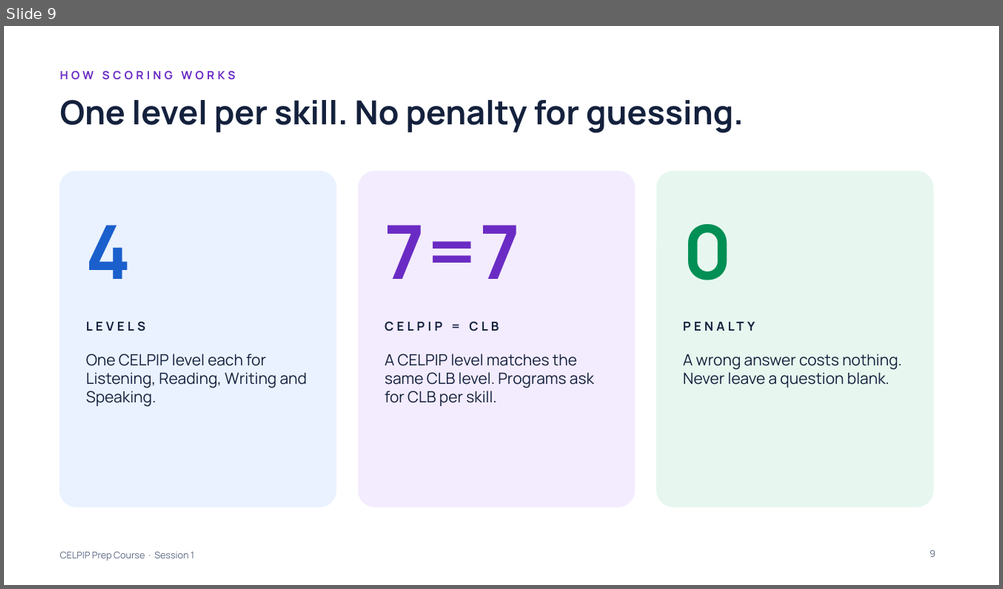
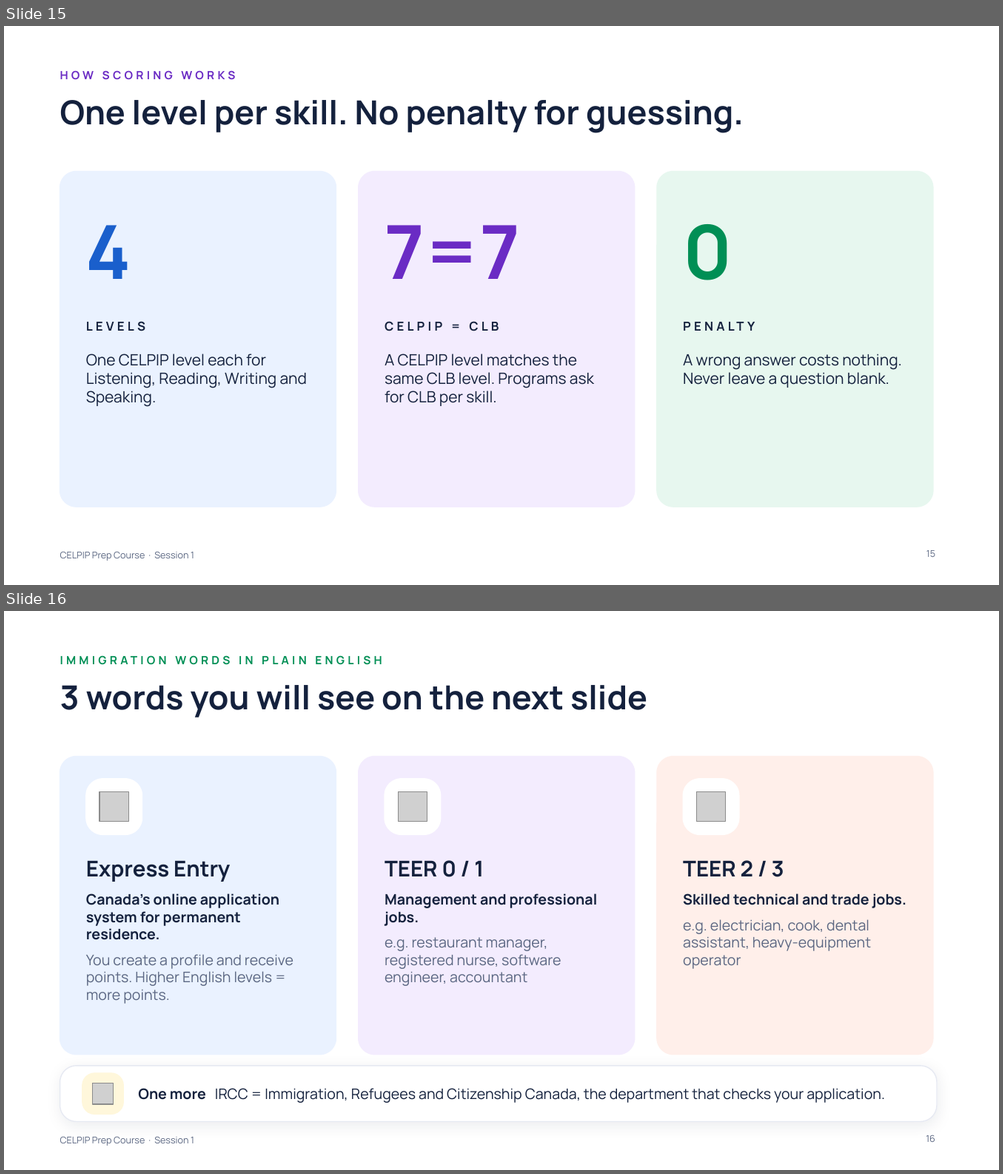
Before and after one commit to learnovateqa/The_English_Academy_CELPIP, a slide deck: decks/session-01.pptx. Shown one above the other, each under a label of ours: slide 9 before the commit, slides 15 and 16 after it. The pictures are 1003x589 and 1003x1174 pixels, drawn with LibreOffice and Linux fonts; fonts in the diff are those of the drawing; grey boxes stand for pictures. Boxes give left, top, right and bottom in pixels: in the first picture for what was removed or moved away, otherwise in the second. Text is boxed around its words. In the diff, an @@ line names an element or a change of style, - is before the commit and + after.

```diff
--- a/decks/session-01.pptx
+++ b/decks/session-01.pptx
@@ slide 16 added at [4,611,999,1170], background #FFFFFF; not listed: 1 template element that a slide beside it also shows @@
@@ text added at [60,655,381,665], 11 pt, text #008F55, bold @@
+IMMIGRATION WORDS IN PLAIN ENGLISH
@@ title added at [60,685,647,718], 32 pt, text #14213D, bold @@
+3 words you will see on the next slide
@@ rounded rectangle added at [60,757,336,1055], fill #EAF2FF, outline #EAF2FF 1 pt @@
@@ rounded rectangle added at [358,757,634,1055], fill #F3ECFE, outline #F3ECFE 1 pt @@
@@ rounded rectangle added at [657,757,933,1055], fill #FFEFEA, outline #FFEFEA 1 pt @@
@@ rounded rectangle added at [86,779,142,834], fill #FFFFFF, outline #FFFFFF 1 pt @@
@@ rounded rectangle added at [384,779,441,834], fill #FFFFFF, outline #FFFFFF 1 pt @@
@@ rounded rectangle added at [683,779,739,834], fill #FFFFFF, outline #FFFFFF 1 pt @@
@@ picture added at [99,792,128,821] @@
@@ picture added at [398,792,427,821] @@
@@ picture added at [697,792,726,821] @@
@@ text added at [86,861,230,882], 21 pt, text #14213D, bold @@
+Express Entry
@@ text added at [384,860,484,877], 21 pt, text #14213D, bold @@
+TEER 0 / 1
@@ text added at [683,860,784,877], 21 pt, text #14213D, bold @@
+TEER 2 / 3
@@ text added at [86,894,293,1004], 14 pt, text #5B6782 @@
+Canada’s online application system for permanent residence.
+You create a profile and receive points. Higher English levels = more points.
@@ text added at [384,894,597,986], 14 pt, text #5B6782 @@
+Management and professional jobs.
+e.g. restaurant manager, registered nurse, software engineer, accountant
@@ text added at [683,894,906,969], 14 pt, text #5B6782 @@
+Skilled technical and trade jobs.
+e.g. electrician, cook, dental assistant, heavy-equipment operator
@@ rounded rectangle added at [60,1066,936,1122], fill #FFFFFF, outline #FFFFFF 1 pt @@
@@ rounded rectangle added at [60,1066,936,1122], outline #E6E9F2 1 pt @@
@@ rounded rectangle added at [82,1073,123,1115], fill #FFF7DB, outline #FFF7DB 1 pt @@
@@ picture added at [92,1083,114,1105] @@
@@ text added at [138,1088,885,1103], 14 pt, text #14213D @@
+One more IRCC = Immigration, Refugees and Citizenship Canada, the department that checks your application.
@@ page number added at [925,1136,935,1142], 9 pt, text #5B6782 @@
+16
@@ what was slide 9 is now slide 15 @@
@@ page number at [926,551,935,557]: text changed @@
-9
+15
```
Also in this commit, not shown: 4 slides changed, 8 other slides added, 2 other files.
